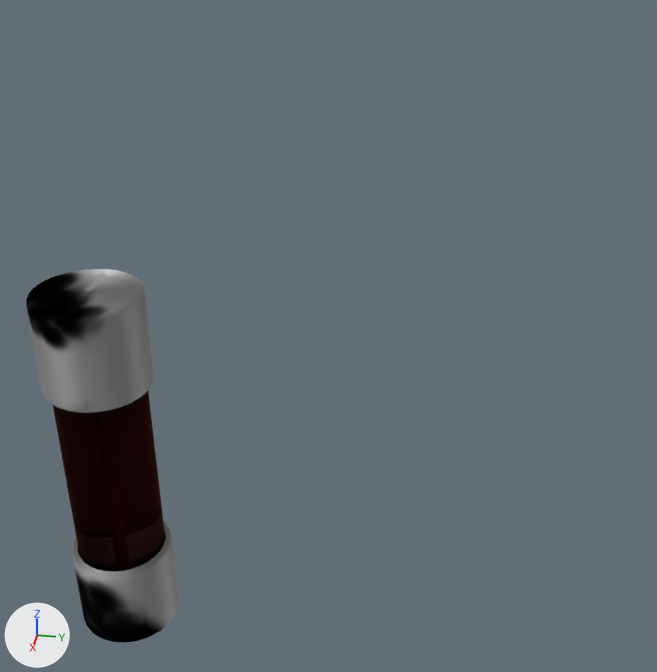
The Blender file Frontend/GaMR/Assets/Models/lost_in_space/fuse_box.blend: old version first, new version second.
Both versions are drawn from a camera (50 mm lens) standing at (11.23, 0.48, 6.91) and looking at (1.91, -1.07, 1.57). The axes (+X, +Y, +Z) are drawn at lower left. The lights are the same throughout.

The first picture shows 'fuse'.
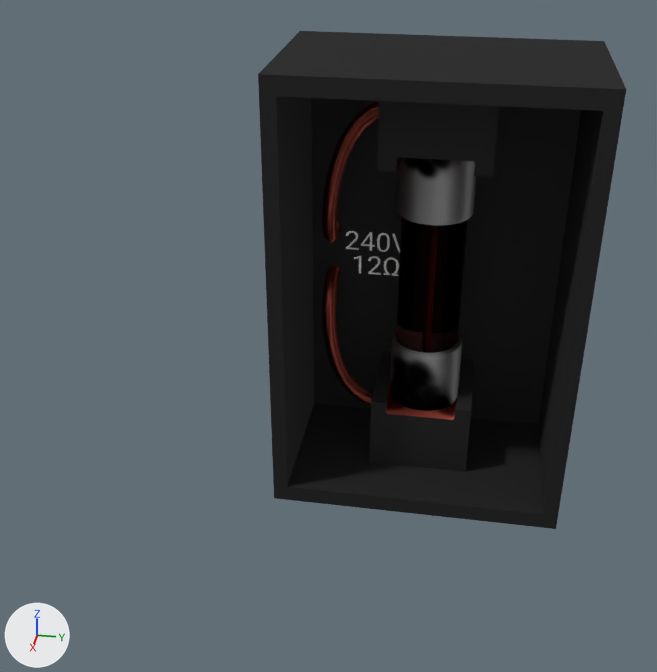
The change, as a diff of the scene's bpy script:
```diff
--- a/Frontend/GaMR/Assets/Models/lost_in_space/fuse_box.blend.py
+++ b/Frontend/GaMR/Assets/Models/lost_in_space/fuse_box.blend.py
@@ ob_fuse_box @@
 ob_fuse_box.location = (0.0, 0.0, 1.43)
-ob_fuse_box.hide_set(True)  # its collection is switched off
@@ ob_fuse @@
 ob_fuse = bpy.data.objects.new('fuse', me_cylinder_000)
-ob_fuse.location = (4.56, -2.78, 1.43)
+ob_fuse.location = (-0.19, 0.0, 1.43)
```

What differs and where, as boxes (x1, y1, x2, y2) in the pictures (657 x 672 px):
'fuse_box', shown: after (258, 31, 626, 529)
'fuse', moved: before (26, 269, 179, 643); after (390, 157, 476, 411)
